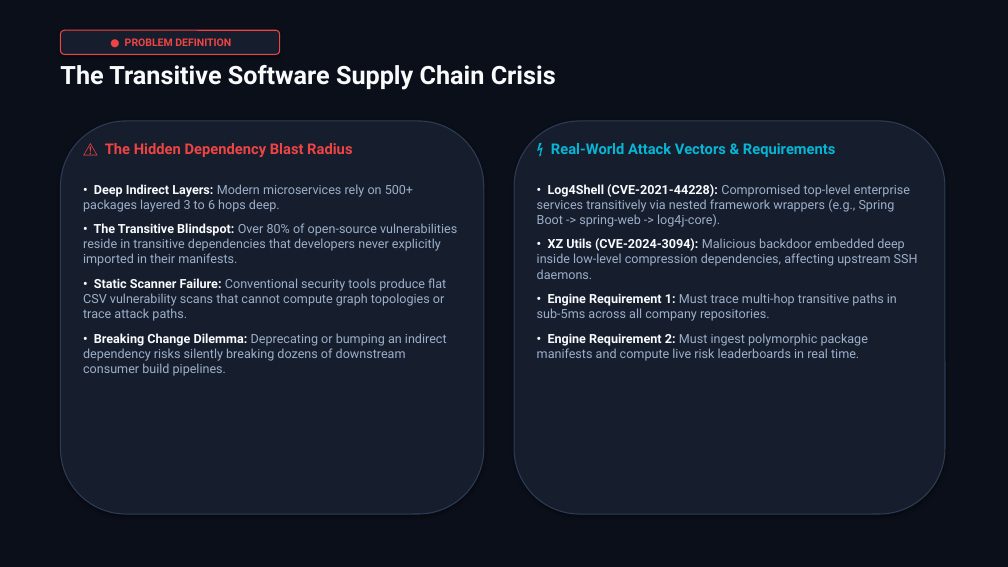
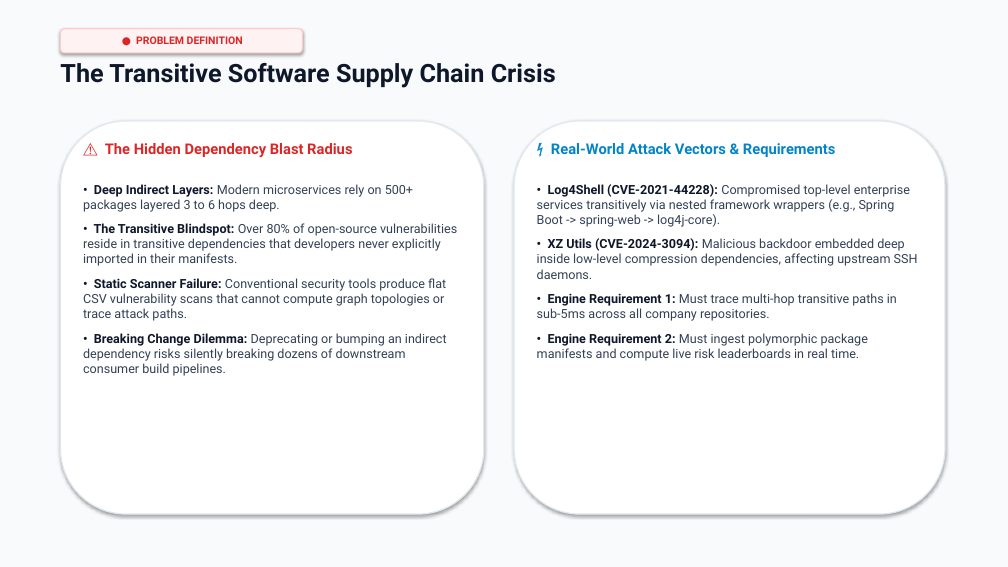
Before and after one commit to Sid-V5/ChainReaction, a slide deck: slide 2 of ChainReaction_Architecture_Presentation.pptx. Drawn at 1008x567 pixels with LibreOffice and Linux fonts; fonts in the diff are those of the drawing. Boxes give left, top, right and bottom in pixels: in the first picture for what was removed or moved away, otherwise in the second. Text is boxed around its words. In the diff, an @@ line names an element or a change of style, - is before the commit and + after.

Commit message:
style: overhaul presentation deck to clean executive light theme

```diff
--- a/ChainReaction_Architecture_Presentation.pptx
+++ b/ChainReaction_Architecture_Presentation.pptx
@@ rectangle at [0, 0, 1008, 567]: fill #0B0F19 to #F8FAFC @@
@@ rounded rectangle "● PROBLEM DEFINITION": place and size @@
-rounded rectangle "● PROBLEM DEFINITION" at [60, 30, 280, 54]
+rounded rectangle "● PROBLEM DEFINITION" at [60, 29, 302, 53]
@@ rounded rectangle "● PROBLEM DEFINITION" at [60, 29, 302, 53]: text colour #EF4444 to #DC2626; fill #161E2E to #FEF2F2; outline #EF4444 1 pt to #FECACA 1 pt @@
@@ text "The Transitive Software Supply Chain ..." at [60, 63, 556, 88]: text colour #F8FAFC to #0F172A @@
@@ rounded rectangle at [60, 121, 484, 514]: fill #161E2E to #FFFFFF; outline #2D3C54 1 pt to #E2E8F0 1.2 pt @@
@@ text "⚠ The Hidden Dependency Blast ..." at [105, 143, 352, 157]: text colour #EF4444 to #DC2626 @@
@@ rounded rectangle at [514, 121, 945, 514]: fill #161E2E to #FFFFFF; outline #2D3C54 1 pt to #E2E8F0 1.2 pt @@
@@ text "⚡ Real-World Attack Vectors & ..." at [551, 143, 836, 157]: text colour #06B6D4 to #0284C7 @@
@@ text "• Deep Indirect Layers: Modern ..." at [83, 184, 457, 376]: text colour #F8FAFC to #0F172A in "• Deep Indirect Layers:", "• The Transitive Blindspot:", "• Static Scanner Failure:", "• Breaking Change Dilemma:"; text colour #9CAFC9 to #334155 in "Modern microservices rely on 500+ packages layered ...", "Over 80% of open-source vulnerabilities reside in ...", "Conventional security tools produce flat CSV vulnerability ...", "Deprecating or bumping an indirect dependency risks ..." @@
@@ text "• Log4Shell (CVE-2021-44228): Compromised top-level ..." at [537, 184, 918, 361]: text colour #F8FAFC to #0F172A in "• Log4Shell (CVE-2021-44228):", "• XZ Utils (CVE-2024-3094):", "• Engine Requirement 1:", "• Engine Requirement 2:"; text colour #9CAFC9 to #334155 in "Compromised top-level enterprise services transitively via n ...", "Malicious backdoor embedded deep inside low-level compressio ...", "Must trace multi-hop transitive paths in sub-5ms ...", "Must ingest polymorphic package manifests and compute ..." @@
```
Also in this commit, not shown: 11 other slides changed, 1 other file.
